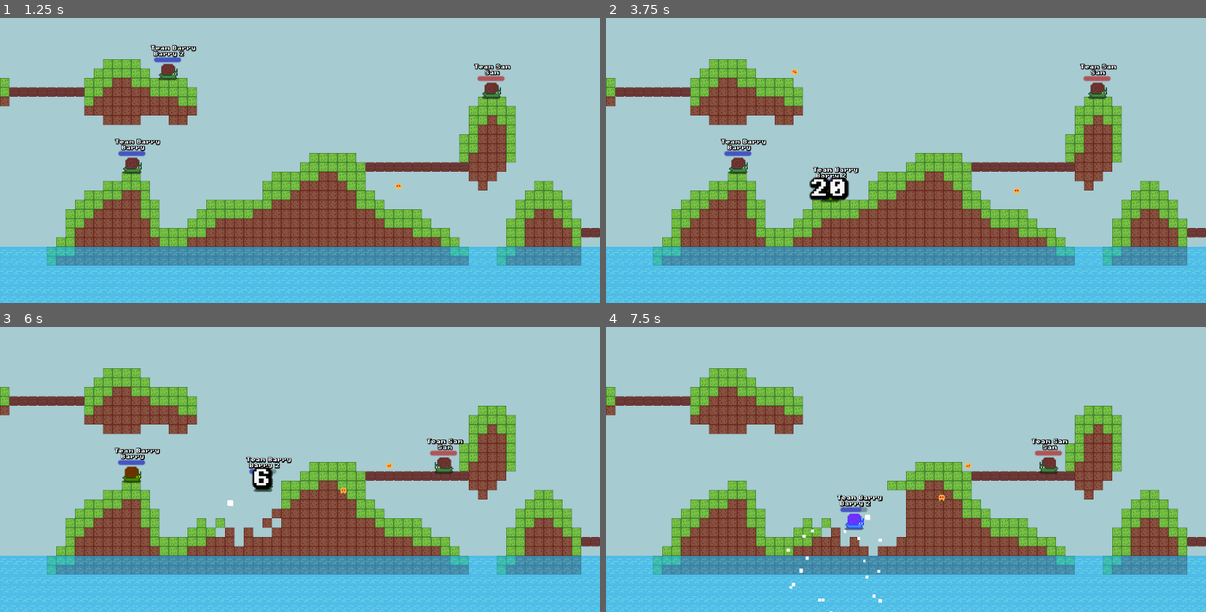
Above: before the commit, frames 1-4 (two rows, left to right).
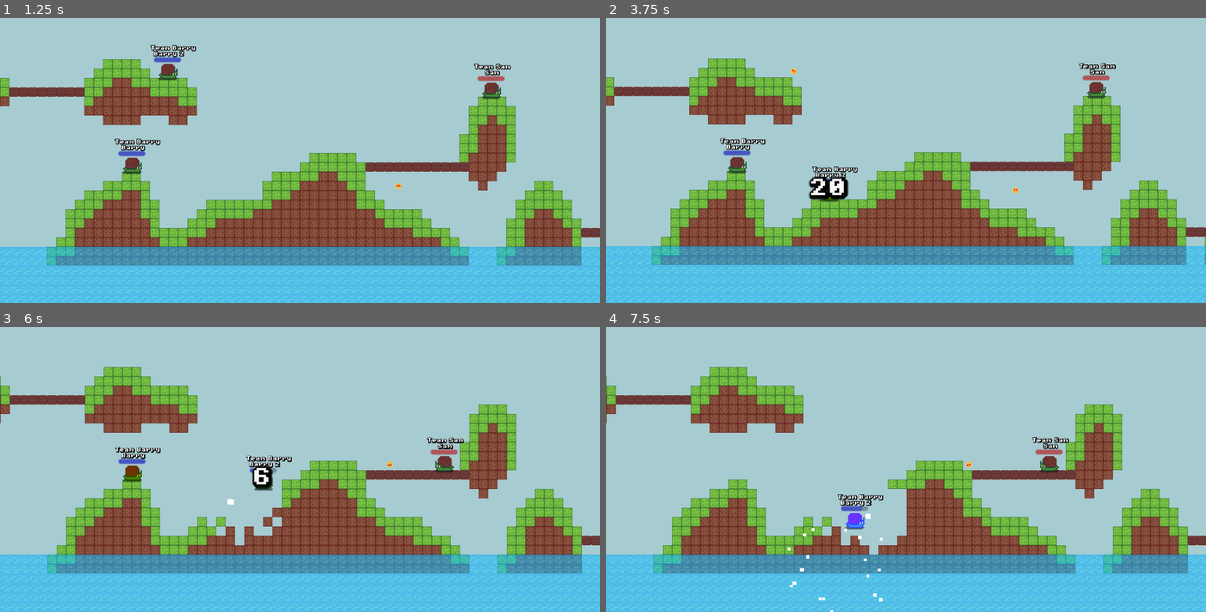
Above: after the commit, the same moments.

Repository: codingbanana21/Snail-Wars
Game: Godot game, scene res://scenes/game.tscn
The game is run twice, just before and just after one commit, with the same random seed, the same clock (stepped at 60 frames per second) and the same inputs.
Inputs (mouse positions are in pixels of both pictures, inside the frame that each line leads up to):
- Up to frame 1 (1.25 s): tap Enter (skip) at 0.5 s; move the mouse to (330, 151) at 0.52 s; press the mouse at (330, 151) at 0.53 s; hold D (right) from 0.53 s (still down); tap W (jump) at 0.77 s
- Up to frame 2 (3.75 s): tap Space at 1.25, 2.75 s; move the mouse to (876, 154) at 1.27 s; release the mouse at (876, 154) at 1.28 s; tap Mouse wheel down (last_weapon) at 1.35, 3.6 s; tap W (jump) at 1.52, 3.02 s; tap Enter (skip) at 2 s; move the mouse to (918, 149) at 2.02 s; release D (right) at 2.03 s; hold A (left) 2.03-2.78 s; tap Mouse wheel up (next_weapon) at 2.1 s; move the mouse to (900, 157) at 2.77 s; hold D (right) from 2.78 s (still down); click (900, 157) at 2.85 s; move the mouse to (948, 157) at 3.52 s
- Up to frame 3 (6 s): tap W (jump) at 3.77, 4.52 s; move the mouse to (252, 458) at 4.27 s; release D (right) at 4.28 s; hold A (left) 4.28-5.03 s; tap Mouse wheel up (next_weapon) at 4.35 s; move the mouse to (306, 460) at 5.02 s; press the mouse at (306, 460) at 5.03 s; hold D (right) 5.03-5.78 s; move the mouse to (276, 455) at 5.77 s; release the mouse at (276, 455) at 5.78 s; hold A (left) from 5.78 s (still down); tap Mouse wheel down (last_weapon) at 5.85 s
- Up to frame 4 (7.5 s): tap W (jump) at 6.02, 6.77 s; move the mouse to (936, 460) at 6.52 s; tap Mouse wheel up (next_weapon) at 6.6 s; move the mouse to (876, 463) at 7.27 s; release A (left) at 7.28 s; hold D (right) from 7.28 s (still down); click (876, 463) at 7.35 s

Frame 1 is identical in both runs. In frame 2, 12% of the frame differs, in the area x 0-100%, y 14-100%; in frame 3, 12%; in frame 4, 12%.

Commit message:
Added screen shake

Diff:
--- a/project.godot
+++ b/project.godot
@@ -19,6 +19,7 @@
 [autoload]
 
 Globals="*uid://cnu8bychen4kp"
+Mouse="*uid://dra1hgjpik7t0"
 
 [display]
 
--- a/scenes/game.tscn
+++ b/scenes/game.tscn
@@ -3,7 +3,6 @@
 [ext_resource type="Texture2D" uid="uid://gtooojic0pkn" path="res://assets/images/world_tileset.png" id="1_uwrxv"]
 [ext_resource type="Script" uid="uid://fcqmls4eg5v3" path="res://scripts/game.gd" id="1_yqjtg"]
 [ext_resource type="PackedScene" uid="uid://ctdjq1dj1itqd" path="res://scenes/player.tscn" id="3_lnu2h"]
-[ext_resource type="PackedScene" uid="uid://dra1hgjpik7t0" path="res://scenes/mouse.tscn" id="4_lbhrr"]
 
 [sub_resource type="TileSetAtlasSource" id="TileSetAtlasSource_yqjtg"]
 texture = ExtResource("1_uwrxv")
@@ -70,5 +69,3 @@
 player_name = "Sam"
 team = "Sam"
 team_color = Color(1, 0, 0, 1)
-
-[node name="Mouse" parent="." unique_id=444797727 instance=ExtResource("4_lbhrr")]
--- a/scenes/mouse.tscn
+++ b/scenes/mouse.tscn
@@ -18,3 +18,7 @@
 drag_top_margin = 0.6
 drag_right_margin = 0.6
 drag_bottom_margin = 0.6
+
+[node name="ShakeTimer" type="Timer" parent="." unique_id=1389379614]
+wait_time = 0.1
+one_shot = true
--- a/scripts/mouse.gd
+++ b/scripts/mouse.gd
@@ -1,15 +1,26 @@
-class_name Mouse
 extends Node2D
 
+@onready var camera_2d: Camera2D = $Camera2D
+@onready var shake_timer: Timer = $ShakeTimer
 
 func _ready() -> void:
 	Input.set_mouse_mode(Input.MOUSE_MODE_CAPTURED)
 
 
 func _process(delta: float) -> void:
+	if !shake_timer.is_stopped():
+		camera_2d.offset.x = randf_range(-3, 3)
+		camera_2d.offset.y = randf_range(-3, 3)
+	else:
+		camera_2d.offset = Vector2.ZERO
+
 	if Input.is_action_just_pressed("esc"):
 		Input.set_mouse_mode(Input.MOUSE_MODE_VISIBLE)
 
 
 func _input(event: InputEvent) -> void:
 	global_position = Globals.mouse_position
+
+
+func shake():
+	shake_timer.start()
--- a/scripts/player.gd
+++ b/scripts/player.gd
@@ -128,5 +128,8 @@
 
 func _on_area_2d_body_entered(body: Node2D) -> void:
 	if velocity.y > 700:
+		# Shake the screen
+		Mouse.shake()
+
 		var fall_damage = int((velocity.y - 600) / 15.0)
 		damage(fall_damage)
--- a/scripts/projectile.gd
+++ b/scripts/projectile.gd
@@ -28,6 +28,9 @@
 
 
 func explode():
+	# Shake the screen
+	Mouse.shake()
+
 	var hit_particle: GPUParticles2D = load("res://scenes/hit_particle.tscn").instantiate()
 	hit_particle.global_position = global_position
 	hit_particle.emitting = true
Not shown, added: export_presets.cfg
